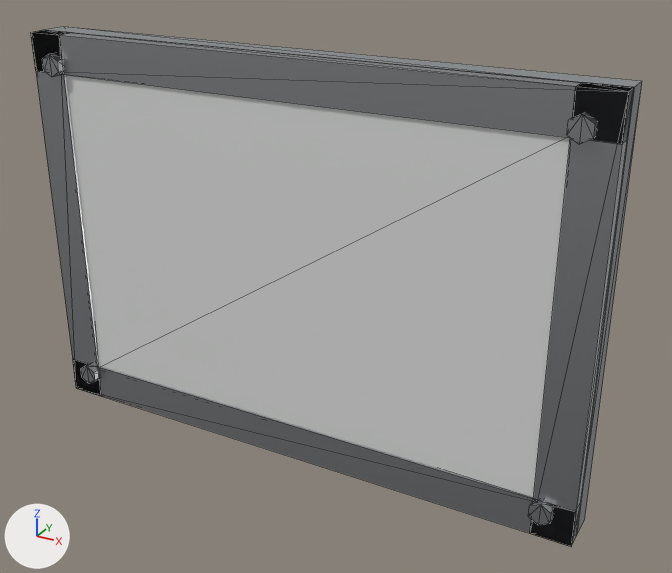
The FBX model unity/HorrorGame/Assets/Models/Dressing/Dress_WallSign.fbx, before and after one commit.
Both versions are drawn from a 50 mm lens placed at (0.383, -0.65, 1.905), pointed at (0.033, -0.013, 1.586). Arrows for +X, +Y and +Z are at lower left; the lights stay in place. The first picture is the older version. Mesh edges are drawn as thin lines. Vertices at exactly the same position are counted once.

Objects in the first picture: 'Dress_WallSign'.
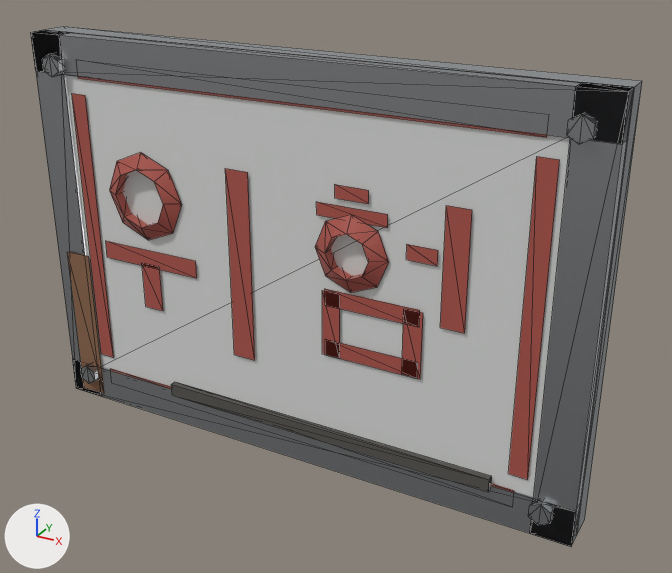
Changed parts and their boxes (x1, y1, x2, y2) in the pictures (672 x 573 px):
part 1 of me_cube, added
    after: (171, 382, 492, 492)
part 2 of me_cube, added
    after: (67, 76, 559, 492)

The change, as a list of edits to the scene's bpy script:
```text
Add mat_dress_grime:
    mat_dress_grime = principled_material('Dress_Grime')
    mat_dress_grime.base_color = (0.092, 0.086, 0.078)  # dark grey #56534f
    mat_dress_grime.roughness = 0.98
Add mat_dress_enamelred:
    mat_dress_enamelred = principled_material('Dress_EnamelRed')
    mat_dress_enamelred.base_color = (0.422, 0.092, 0.072)  # red #ae564c
    mat_dress_enamelred.roughness = 0.35
Add mat_dress_rustheavy:
    mat_dress_rustheavy = principled_material('Dress_RustHeavy')
    mat_dress_rustheavy.base_color = (0.262, 0.132, 0.072)  # brown #8c664c
    mat_dress_rustheavy.roughness = 0.95
Change me_cube:
    used by ob_dress_wallsign; location = (0.0, 0.0, 0.0)
    remove me_cube.from_pydata(...)  # 88 vertices, 152 faces; spans x -0.26..0.26, y -0.047..0.0, z 1.42..1.78
    add me_cube.from_pydata(...)  # 208 vertices, 292 faces; spans x -0.26..0.26, y -0.048..0.0, z 1.42..1.78
    me_cube part 1: a new loose piece, a box spanning x -0.13..0.19, y -0.0435..-0.0375, z 1.45..1.462, in mat_dress_grime (dark grey #56534f)
    me_cube part 2
    96 vertices are added at x -0.247..0.22, y -0.048..-0.039, z 1.425..1.76
    16 new vertices lie (0.0, 0.016, 0.0) away from vertices in x -0.173..0.081, y -0.048, z 1.611..1.672
    126 new faces join them, mat_dress_enamelred (red #ae564c)
    2 new faces join them, mat_dress_rustheavy (brown #8c664c)
    add me_cube.materials.append(mat_dress_enamelred)  # red #ae564c
    add me_cube.materials.append(mat_dress_rustheavy)  # brown #8c664c
    add me_cube.materials.append(mat_dress_grime)  # dark grey #56534f
```
